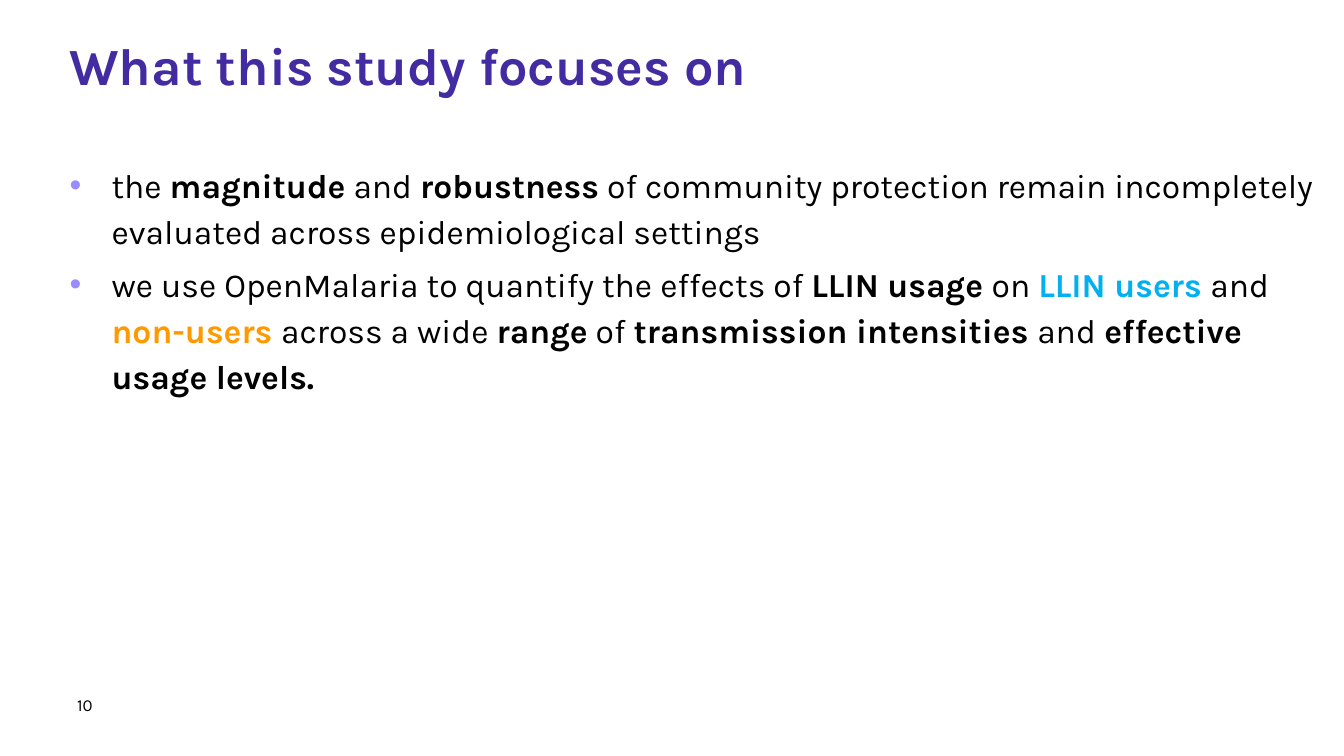
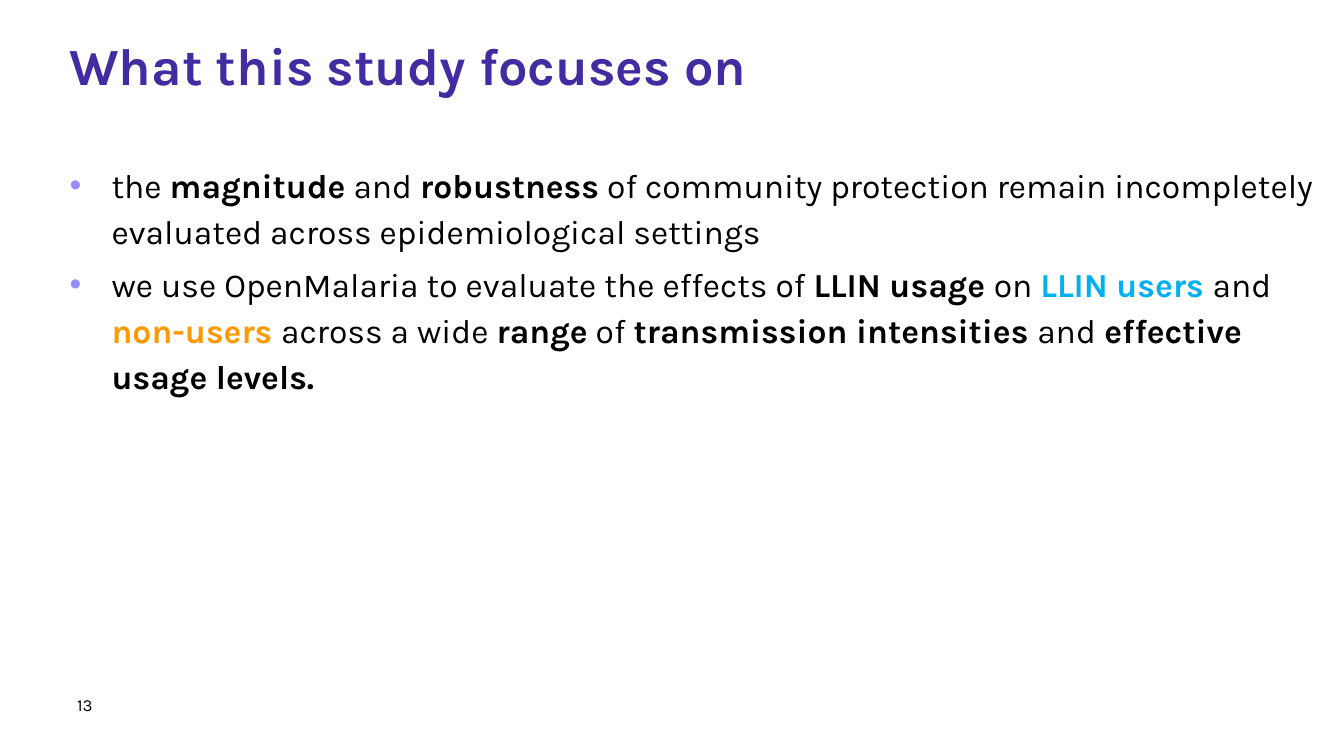
Before and after one commit to zenabusuboi/MySWISS-TPH, a slide deck: slide 13 of ZenabuPhD/COMMUNITY PROTECTION/PRESENTATIONS/CommProt_Presentation4_AnnualCommitteeMeeting2_2026.pptx (slide 10 before the commit). Drawn at 1344x756 pixels with LibreOffice and Linux fonts; fonts in the diff are those of the drawing; background and template pictures are left out. Boxes give left, top, right and bottom in pixels: in the first picture for what was removed or moved away, otherwise in the second. Text is boxed around its words. In the diff, an @@ line names an element or a change of style, - is before the commit and + after.

```diff
--- a/ZenabuPhD/COMMUNITY PROTECTION/PRESENTATIONS/CommProt_Presentation4_AnnualCommitteeMeeting2_2026.pptx
+++ b/ZenabuPhD/COMMUNITY PROTECTION/PRESENTATIONS/CommProt_Presentation4_AnnualCommitteeMeeting2_2026.pptx
@@ text at [112,274,1272,398]: text changed @@
-• we use OpenMalaria to quantify the effects of LLIN usage on LLIN users and non-users across a wide range of transmission intensities and effective usage levels.
+• we use OpenMalaria to evaluate the effects of LLIN usage on LLIN users and non-users across a wide range of transmission intensities and effective usage levels.
@@ page number at [77,700,92,712]: text changed @@
-10
+13
```
Also in this commit, not shown: 17 other slides changed, 8 slides added, 3 slides removed, 45 other files.
